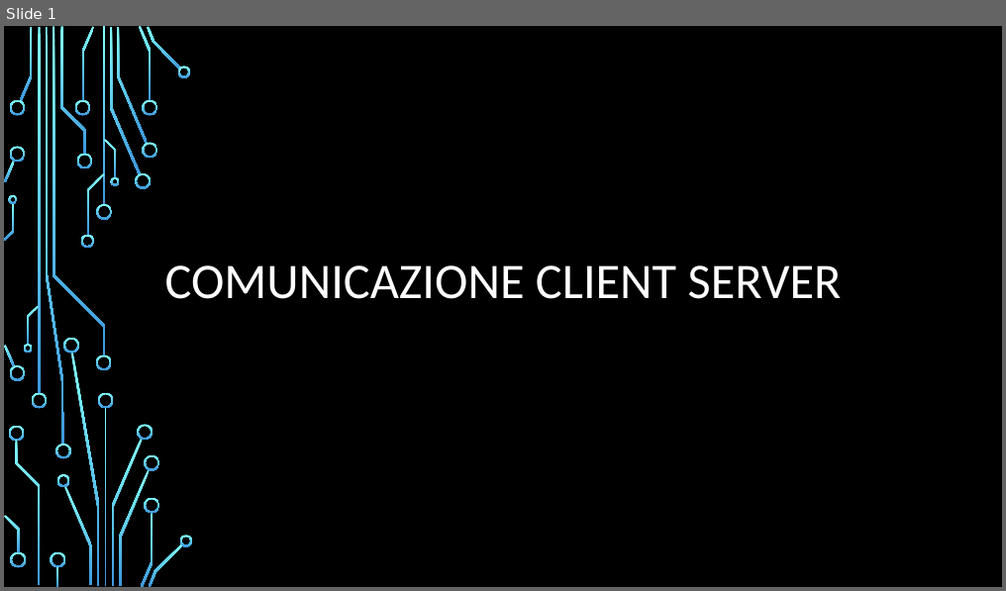
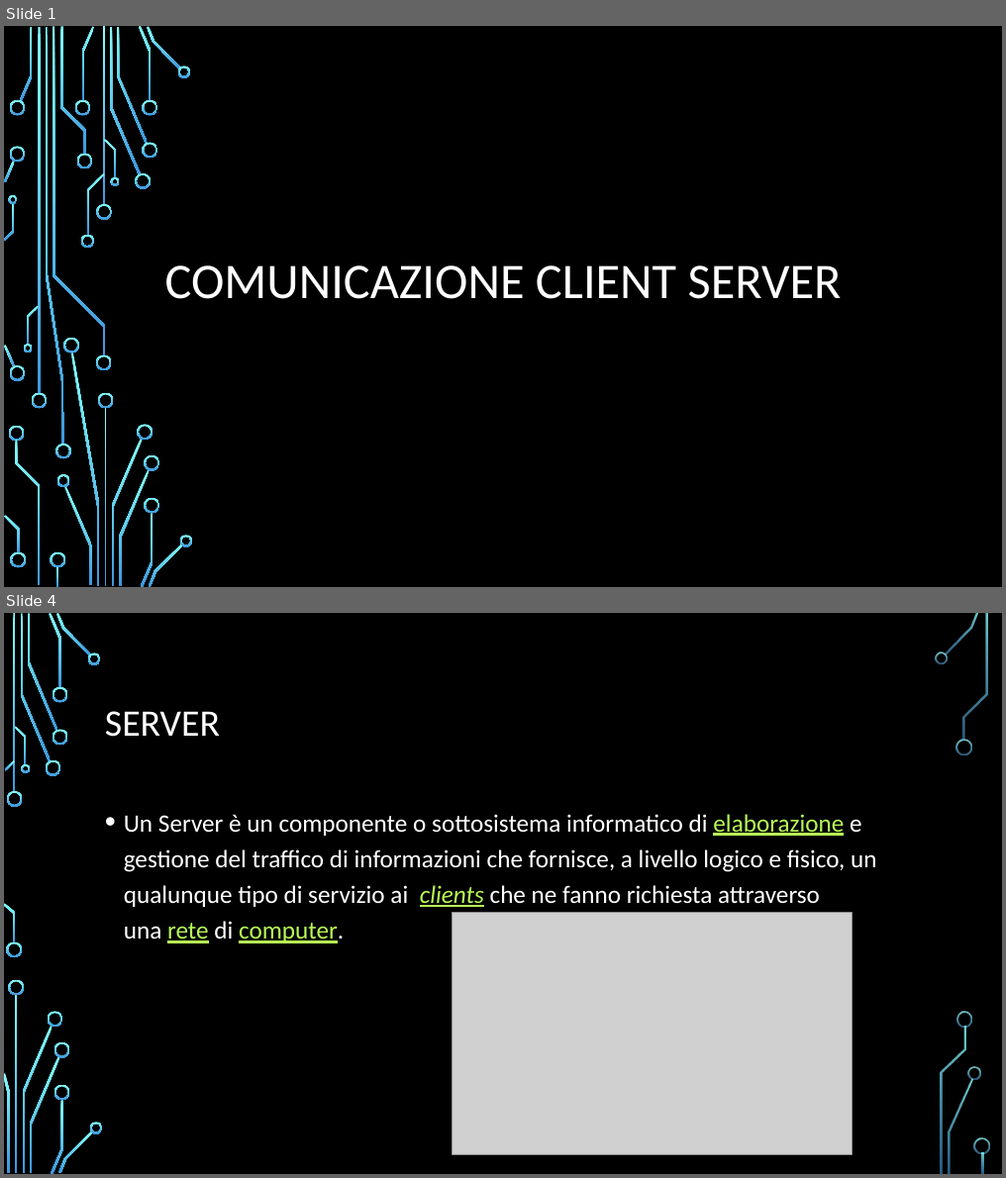
Before and after one commit to FrancescoGhinamo/Server, a slide deck: presentazione/Comunicazione client server.pptx. Shown one above the other, each under a label of ours: slide 1 before the commit, slides 1 and 4 after it; the slides between them are not shown. The pictures are 1006x591 and 1006x1178 pixels, drawn with LibreOffice and Linux fonts; fonts in the diff are those of the drawing; grey boxes stand for pictures; background and template pictures are left out. Boxes give left, top, right and bottom in pixels: in the first picture for what was removed or moved away, otherwise in the second. Text is boxed around its words. In the diff, an @@ line names an element or a change of style, - is before the commit and + after.

Commit message:
up

```diff
--- a/presentazione/Comunicazione client server.pptx
+++ b/presentazione/Comunicazione client server.pptx
@@ slide 4 added at (4,613,1002,1174), background picture (left out) @@
@@ title added at (105,711,220,737), 36 pt, text #FFFFFF @@
+SERVER
@@ text added at (124,814,876,944), 24 pt, text #FFFFFF @@
+• Un Server è un componente o sottosistema informatico di elaborazione e gestione del traffico di informazioni che fornisce, a livello logico e fisico, un qualunque tipo di servizio ai clients che ne fanno richiesta attraverso una rete di computer.
@@ picture added at (452,912,852,1155) @@
@@ group added at (4,613,990,1174): 33 freeform shapes, 3 rectangles @@
```
Also in this commit, not shown: 3 other slides added, 1 slide removed.
